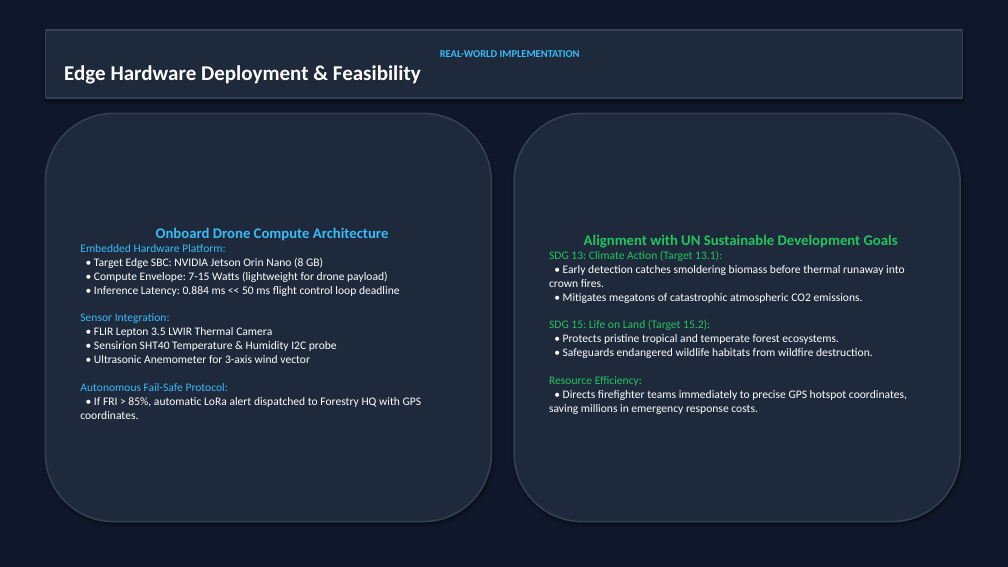
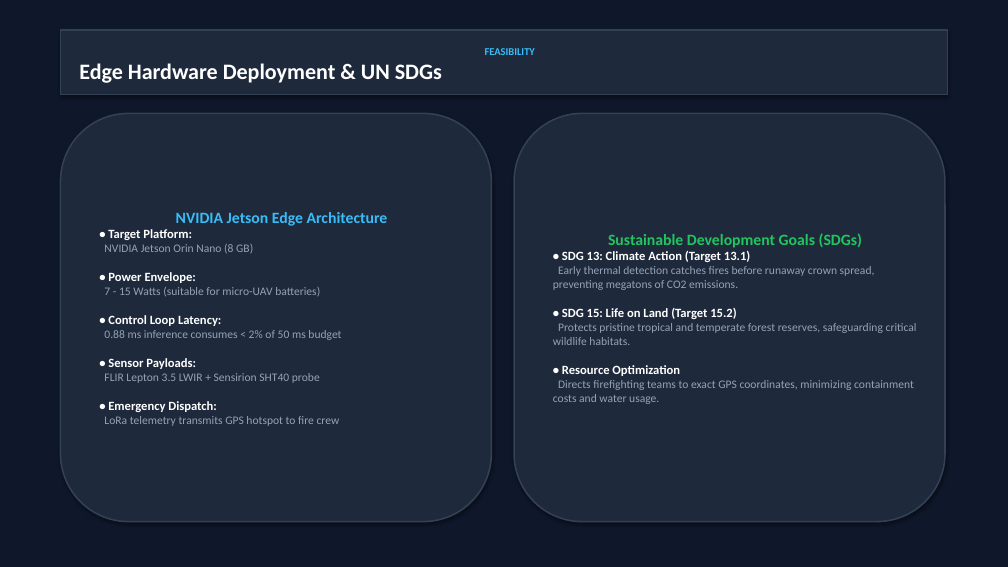
Before and after one commit to 123haiku/csc3034-fuzzy-wildfire-sim, a slide deck: slide 9 of docs/presentation/CSC3034_Presentation_Slides.pptx. Drawn at 1008x567 pixels with LibreOffice and Linux fonts; fonts in the diff are those of the drawing. Boxes give left, top, right and bottom in pixels: in the first picture for what was removed or moved away, otherwise in the second. Text is boxed around its words. In the diff, an @@ line names an element or a change of style, - is before the commit and + after.

```diff
--- a/docs/presentation/CSC3034_Presentation_Slides.pptx
+++ b/docs/presentation/CSC3034_Presentation_Slides.pptx
@@ rectangle "FEASIBILITY": place and size @@
-rectangle "FEASIBILITY" at <box>45,30,963,98</box>
+rectangle "FEASIBILITY" at <box>60,30,948,95</box>
@@ text in rectangle at <box>79,48,535,83</box>: text changed; size 20 to 21 pt @@
-REAL-WORLD IMPLEMENTATION
-Edge Hardware Deployment & Feasibility
+FEASIBILITY
+Edge Hardware Deployment & UN SDGs
@@ rounded rectangle "NVIDIA Jetson Edge Architecture": place and size @@
-rounded rectangle "NVIDIA Jetson Edge Architecture" at <box>45,113,492,522</box>
+rounded rectangle "NVIDIA Jetson Edge Architecture" at <box>60,113,492,522</box>
@@ rounded rectangle "Sustainable Development Goals (SDGs)": place and size @@
-rounded rectangle "Sustainable Development Goals (SDGs)" at <box>514,113,960,522</box>
+rounded rectangle "Sustainable Development Goals (SDGs)" at <box>514,113,945,522</box>
@@ text in rounded rectangle at <box>104,212,388,426</box>: text changed; text colour #FFFFFF to #94A3B8 @@
-Onboard Drone Compute Architecture
-Embedded Hardware Platform:
-• Target Edge SBC: NVIDIA Jetson Orin Nano (8 GB)
-• Compute Envelope: 7-15 Watts (lightweight for drone payload)
-• Inference Latency: 0.884 ms << 50 ms flight control loop deadline
-Sensor Integration:
-• FLIR Lepton 3.5 LWIR Thermal Camera
-• Sensirion SHT40 Temperature & Humidity I2C probe
-• Ultrasonic Anemometer for 3-axis wind vector
-Autonomous Fail-Safe Protocol:
-• If FRI > 85%, automatic LoRa alert dispatched to Forestry HQ with GPS coordinates.
+NVIDIA Jetson Edge Architecture
+• Target Platform:
+NVIDIA Jetson Orin Nano (8 GB)
+• Power Envelope:
+7 - 15 Watts (suitable for micro-UAV batteries)
+• Control Loop Latency:
+0.88 ms inference consumes < 2% of 50 ms budget
+• Sensor Payloads:
+FLIR Lepton 3.5 LWIR + Sensirion SHT40 probe
+• Emergency Dispatch:
+LoRa telemetry transmits GPS hotspot to fire crew
@@ text in rounded rectangle at <box>553,233,917,404</box>: text changed; text colour #FFFFFF to #94A3B8 @@
-Alignment with UN Sustainable Development Goals
-SDG 13: Climate Action (Target 13.1):
-• Early detection catches smoldering biomass before thermal runaway into crown fires.
-• Mitigates megatons of catastrophic atmospheric CO2 emissions.
-SDG 15: Life on Land (Target 15.2):
-• Protects pristine tropical and temperate forest ecosystems.
-• Safeguards endangered wildlife habitats from wildfire destruction.
-Resource Efficiency:
-• Directs firefighter teams immediately to precise GPS hotspot coordinates, saving millions in emergency response costs.
+Sustainable Development Goals (SDGs)
+• SDG 13: Climate Action (Target 13.1)
+Early thermal detection catches fires before runaway crown spread, preventing megatons of CO2 emissions.
+• SDG 15: Life on Land (Target 15.2)
+Protects pristine tropical and temperate forest reserves, safeguarding critical wildlife habitats.
+• Resource Optimization
+Directs firefighting teams to exact GPS coordinates, minimizing containment costs and water usage.
```
Also in this commit, not shown: 7 other slides changed, 3 slides added, 3 slides removed, 2 other files.
